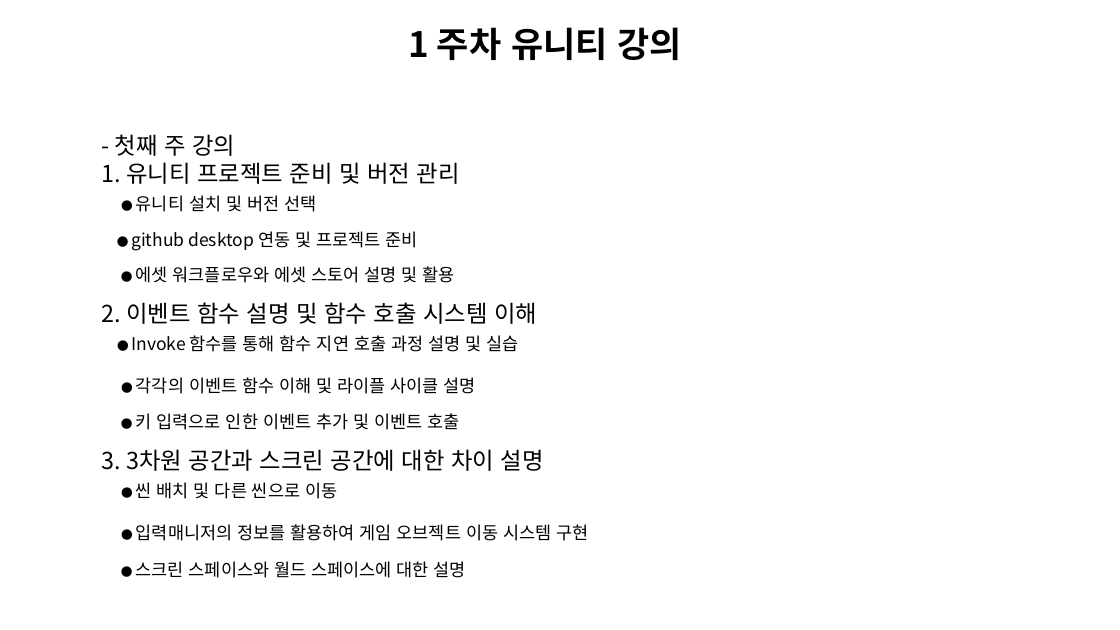
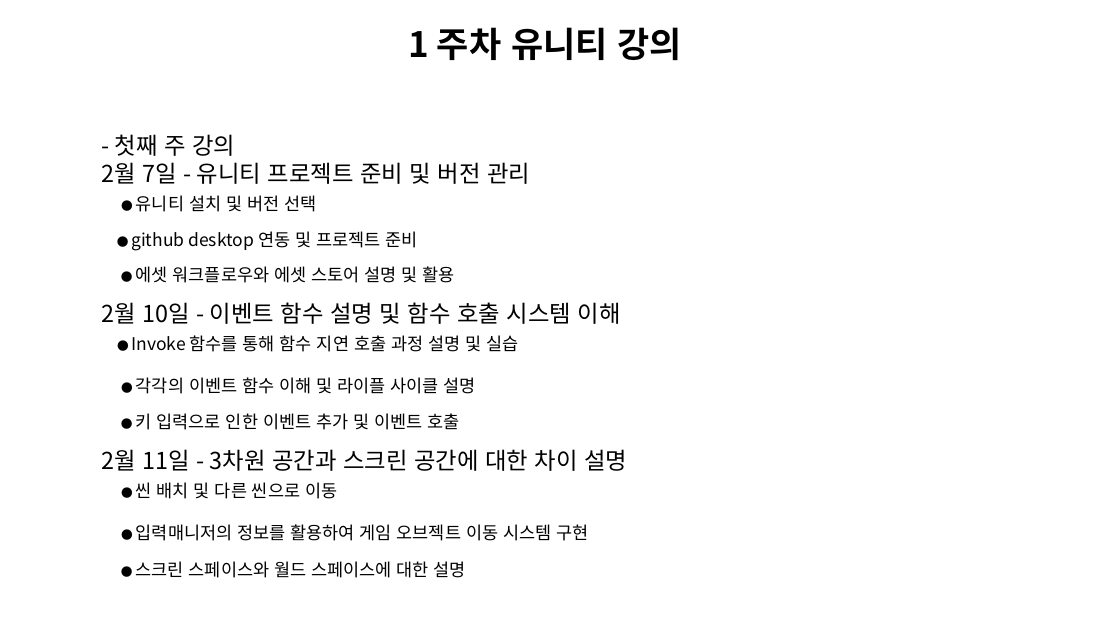
Before and after one commit to Unity2033/3D-UnityEngine, a slide deck: slide 2 of Assets/Curriculum/창신inc유니티 커리큘럼.pptx. Drawn at 1120x630 pixels with LibreOffice and Linux fonts; fonts in the diff are those of the drawing; background and template pictures are left out. Boxes give left, top, right and bottom in pixels: in the first picture for what was removed or moved away, otherwise in the second. Text is boxed around its words. In the diff, an @@ line names an element or a change of style, - is before the commit and + after.

```diff
--- a/Assets/Curriculum/창신inc유니티 커리큘럼.pptx
+++ b/Assets/Curriculum/창신inc유니티 커리큘럼.pptx
@@ text at (101, 162, 530, 184): text changed @@
-1. 유니티 프로젝트 준비 및 버전 관리
+2월 7일 - 유니티 프로젝트 준비 및 버전 관리
@@ text at (101, 302, 621, 324): text changed @@
-2. 이벤트 함수 설명 및 함수 호출 시스템 이해
+2월 10일 - 이벤트 함수 설명 및 함수 호출 시스템 이해
@@ text at (101, 449, 627, 499): text changed @@
-3. 3차원 공간과 스크린 공간에 대한 차이 설명
-● 씬 배치 및 다른 씬으로 이동
+2월 11일 - 3차원 공간과 스크린 공간에 대한 차이 설명
+● 씬 배치 및 다른 씬으로 이동
```
Also in this commit, not shown: 11 other slides changed, 1 slide added, 56 other files.
